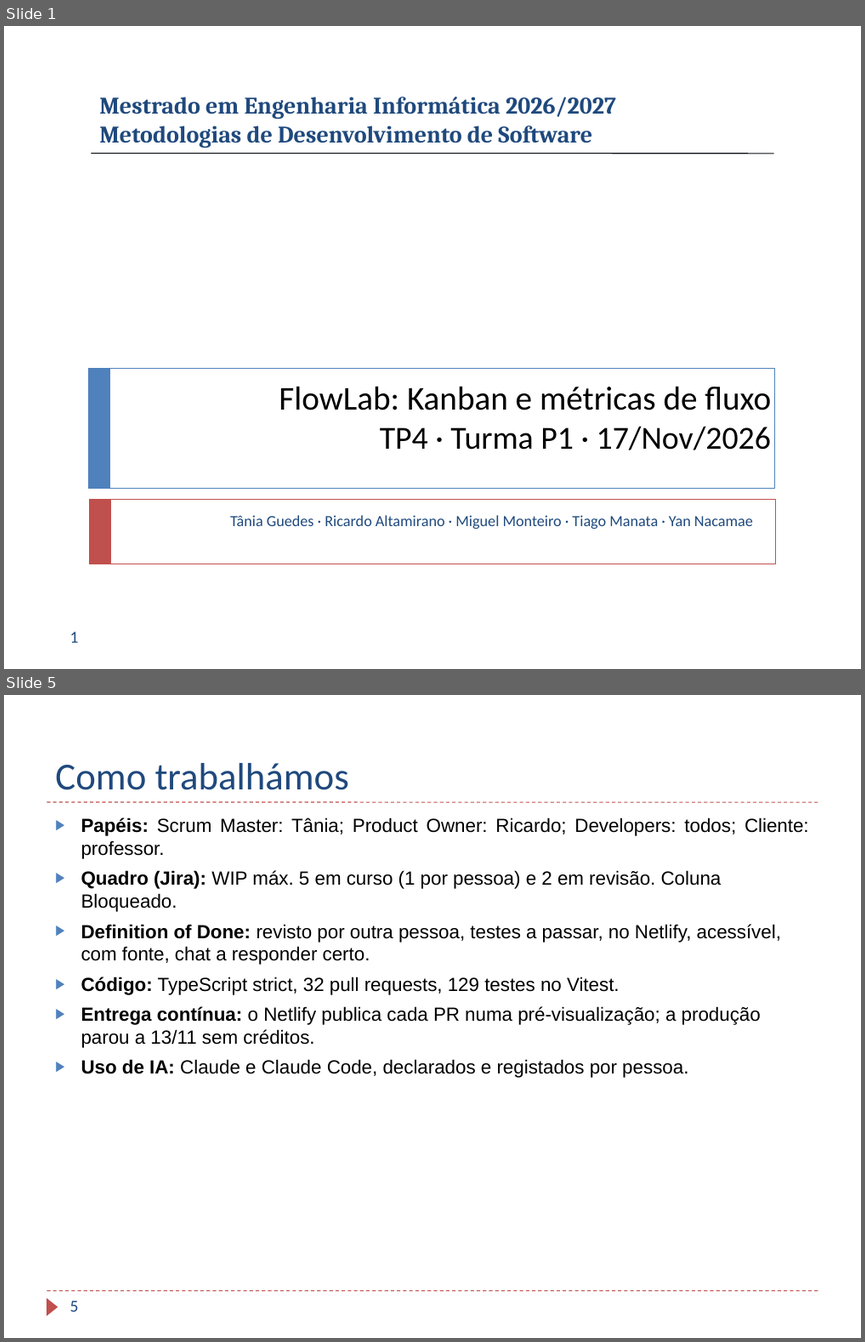
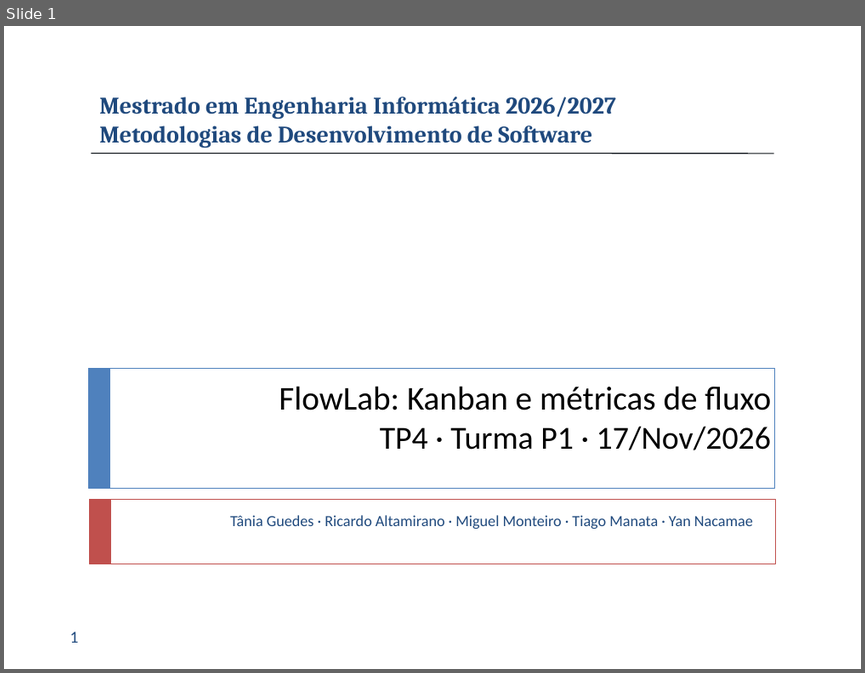
Before and after one commit to TaniaBmGuedes/MDS-TP4, a slide deck: entrega/07_Apresentacao_Final.pptx. Shown one above the other, each under a label of ours: slides 1 and 5 before the commit, slide 1 after it; the slides between them are not shown. The pictures are 865x1342 and 865x673 pixels, drawn with LibreOffice and Linux fonts; fonts in the diff are those of the drawing; background and template pictures are left out. Boxes give left, top, right and bottom in pixels: in the first picture for what was removed or moved away, otherwise in the second. Text is boxed around its words. In the diff, an @@ line names an element or a change of style, - is before the commit and + after.

```diff
--- a/entrega/07_Apresentacao_Final.pptx
+++ b/entrega/07_Apresentacao_Final.pptx
@@ slide 5 removed at [4, 695, 861, 1338], background #FFFFFF @@
@@ title removed at [55, 763, 349, 790] @@
-Como trabalhámos
@@ line removed from (46, 802) to (818, 802) @@
@@ text removed at [81, 817, 809, 1077] @@
-▶ Papéis: Scrum Master: Tânia; Product Owner: Ricardo; Developers: todos; Cliente: professor.
-▶ Quadro (Jira): WIP máx. 5 em curso (1 por pessoa) e 2 em revisão. Coluna Bloqueado.
-▶ Definition of Done: revisto por outra pessoa, testes a passar, no Netlify, acessível, com fonte, chat a responder certo.
-▶ Código: TypeScript strict, 32 pull requests, 129 testes no Vitest.
-▶ Entrega contínua: o Netlify publica cada PR numa pré-visualização; a produção parou a 13/11 sem créditos.
-▶ Uso de IA: Claude e Claude Code, declarados e registados por pessoa.
@@ line removed from (46, 1291) to (818, 1291) @@
@@ triangle removed at [46, 1298, 58, 1315] @@
@@ page number removed at [70, 1300, 79, 1311] @@
-5
```
Also in this commit, not shown: 5 slides changed, 5 slides added, 3 other slides removed.
